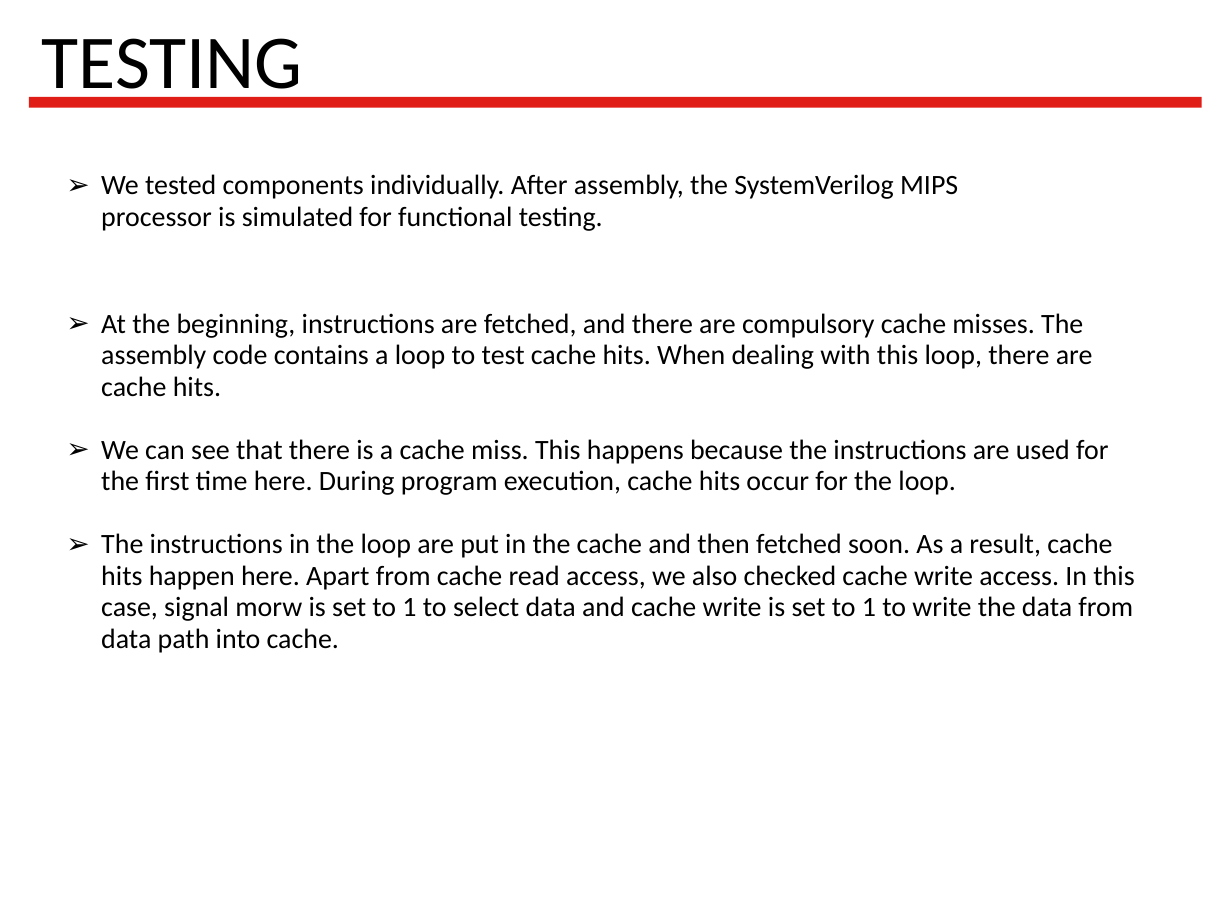
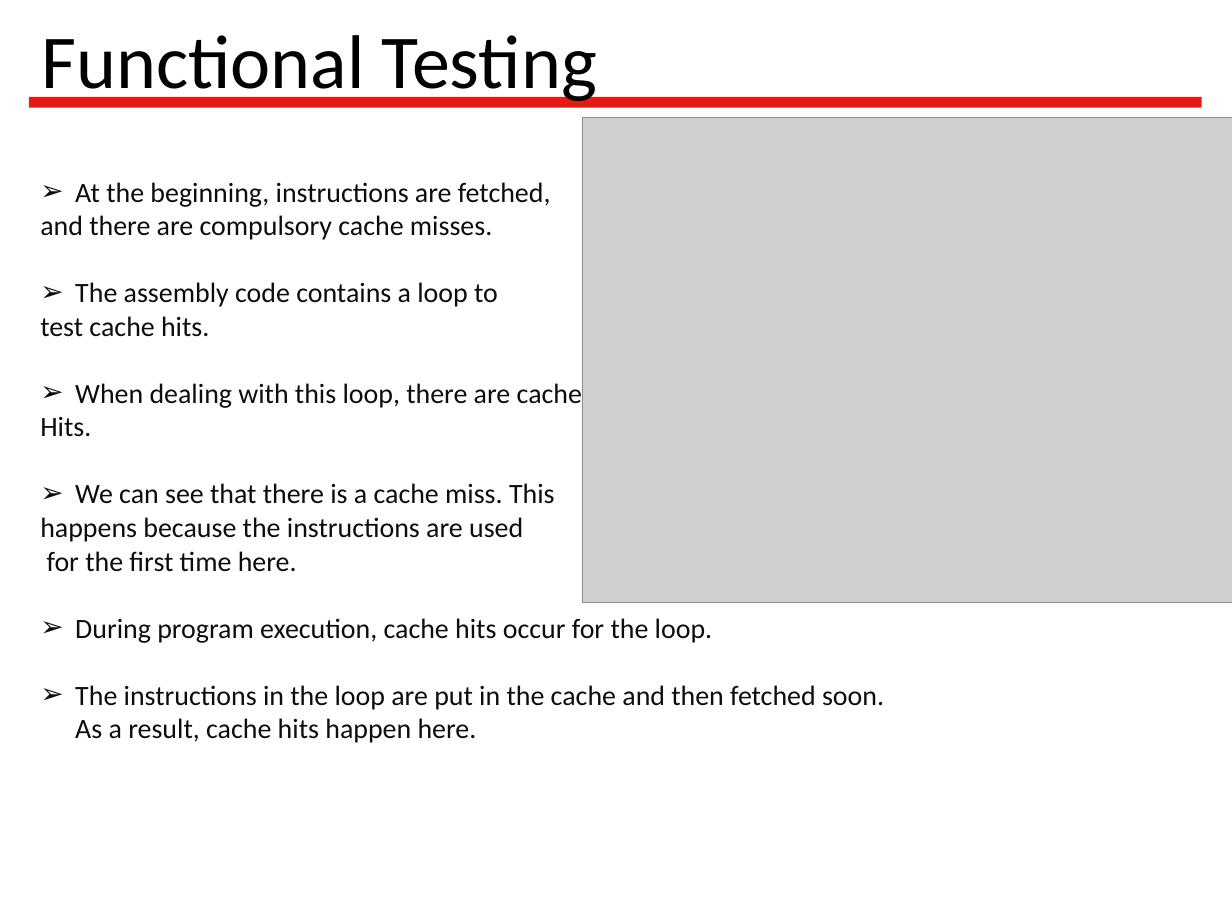
Before and after one commit to Latootoo/ECSE_548, a slide deck: slide 23 of Reports/presentation/Vlsi_project_presentation.ppt (slide 16 before the commit). Drawn at 1232x924 pixels with LibreOffice and Linux fonts; fonts in the diff are those of the drawing; grey boxes stand for pictures; background and template pictures are left out. Boxes give left, top, right and bottom in pixels: in the first picture for what was removed or moved away, otherwise in the second. Text is boxed around its words. In the diff, an @@ line names an element or a change of style, - is before the commit and + after.

Commit message:
Update presentation slides

```diff
--- a/Reports/presentation/Vlsi_project_presentation.ppt
+++ b/Reports/presentation/Vlsi_project_presentation.ppt
@@ title at (42, 35, 597, 106): text changed @@
-TESTING
+Functional Testing
@@ picture added at (582, 117, 1232, 603) @@
@@ text removed at (101, 174, 958, 231) @@
-➢ We tested components individually. After assembly, the SystemVerilog MIPS processor is simulated for functional testing.
@@ text at (40, 182, 884, 743): text changed; text colour #000000 to #0D0D0D @@
-➢ At the beginning, instructions are fetched, and there are compulsory cache misses. The assembly code contains a loop to test cache hits. When dealing with this loop, there are cache hits.
-➢ We can see that there is a cache miss. This happens because the instructions are used for the first time here. During program execution, cache hits occur for the loop.
-➢ The instructions in the loop are put in the cache and then fetched soon. As a result, cache hits happen here. Apart from cache read access, we also checked cache write access. In this case, signal morw is set to 1 to select data and cache write is set to 1 to write the data from data path into cache.
+➢ At the beginning, instructions are fetched,
+and there are compulsory cache misses.
+➢ The assembly code contains a loop to
+test cache hits.
+➢ When dealing with this loop, there are cache
+Hits.
+➢ We can see that there is a cache miss. This
+happens because the instructions are used
+for the first time here.
+➢ During program execution, cache hits occur for the loop.
+➢ The instructions in the loop are put in the cache and then fetched soon. As a result, cache hits happen here.
```
Also in this commit, not shown: 4 other slides changed, 8 slides added, 1 slide removed, 4 other files.
